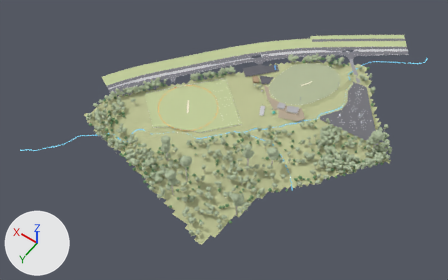
The glTF model KHFR_stage2_summer.glb: old version first, new version second.
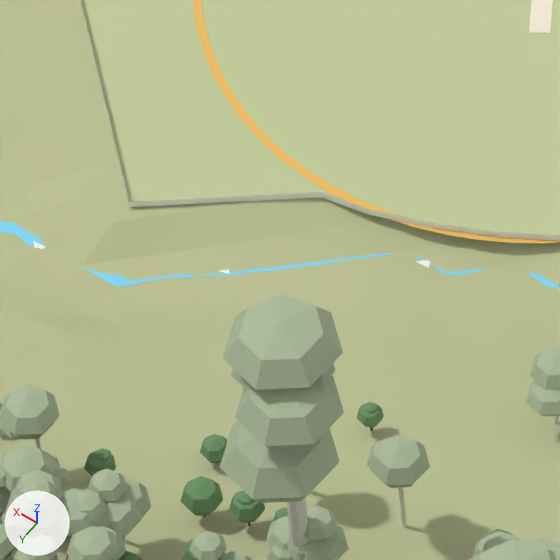
The first picture shows the older version from a camera (50 mm lens) standing at (-353.0, 515.0, 788.0) and looking at (13.0, 4.0, -16.0). The close-ups show the older and then the newer version on the part from 32% to 42% of the width and 39% to 56% of the height of that picture. Only the edits that show in the close-ups are written down. The axes (+X, +Y, +Z) are drawn at lower left. The lights are the same throughout.

Objects in the first close-up: 'Bush planting zones (euc_can)', 'Bushland forest (euc_can)', 'Bushland forest (wat_can)', 'C2 boundary rope', 'C2 wicket slab', 'Giant eucalypts (canopies)', 'Giant eucalypts (trunks)', 'NE arm (rejoined at the playground, no crossings)', 'Reserve terrain', 'fence_N_straight wall', 'field N flatgrass' and 4 more.
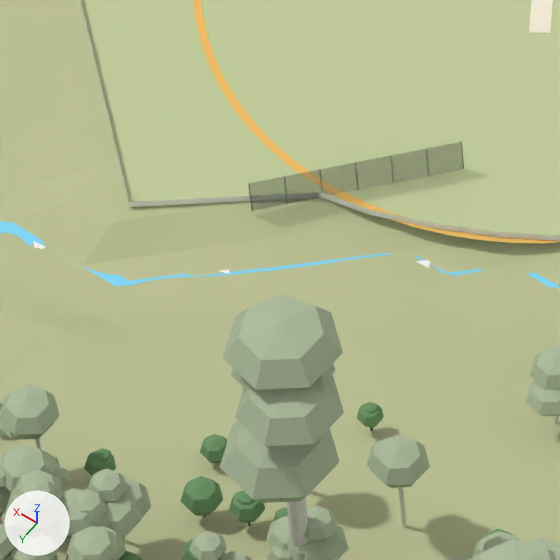
What changed in the scene script:
```text
Add mat_bnet:
    mat_bnet = principled_material('bnet')
    mat_bnet.base_color = (0.12, 0.13, 0.15)  # dark grey #61656c
    mat_bnet.roughness = 0.85
    mat_bnet.alpha = 0.3
Add me_p4_ball_stop_net_6_m__nw:
    me_p4_ball_stop_net_6_m__nw.from_pydata([(91.3, 39.8, 6.0), (100.9, 51.3, 6.0), (81.7, 28.3, 6.0), (81.6, 28.3, 6.0), (100.9, 51.3, 6.0), (100.9, 51.3, 0.0), (81.7, 28.3, 0.0), (81.6, 28.3, 0.0), (100.9, 51.3, 0.0)], [], [(0, 1, 2), (0, 2, 3), (0, 3, 4), (0, 4, 1), (5, 6, 1), (6, 2, 1), (6, 7, 2), (7, 3, 2), (7, 8, 3), (8, 4, 3), (8, 5, 4), (5, 1, 4)])
    me_p4_ball_stop_net_6_m__nw.materials.append(mat_bnet)  # dark grey #61656c
Add me_p4_ball_stop_posts__nw:
    me_p4_ball_stop_posts__nw.from_pydata(...)  # 91 vertices, 126 faces; spans x 81.6..101.0, y 28.2..51.3, z 0.0..6.0
    me_p4_ball_stop_posts__nw.materials.append(mat_shframe)  # dark grey #4b4b50
Add ob_p4_ball_stop_net_6_m__nw:
    ob_p4_ball_stop_net_6_m__nw = bpy.data.objects.new('P4 ball-stop net 6 m (NW)', me_p4_ball_stop_net_6_m__nw)
    ob_p4_ball_stop_net_6_m__nw.location = (0.0, 0.0, 0.0)
Add ob_p4_ball_stop_posts__nw:
    ob_p4_ball_stop_posts__nw = bpy.data.objects.new('P4 ball-stop posts (NW)', me_p4_ball_stop_posts__nw)
    ob_p4_ball_stop_posts__nw.location = (0.0, 0.0, 0.0)
```

Changed parts and their boxes (x1, y1, x2, y2) in the close-ups (560 x 560 px):
'P4 ball-stop net 6 m (NW)', added: after (249, 142, 463, 211)
'P4 ball-stop posts (NW)', added: after (248, 141, 464, 210)
